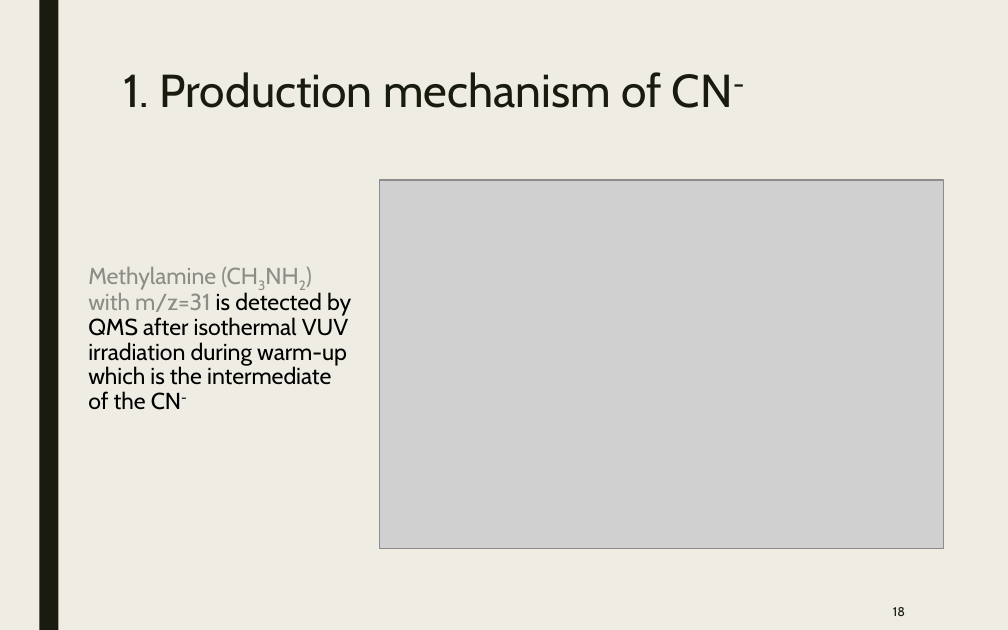
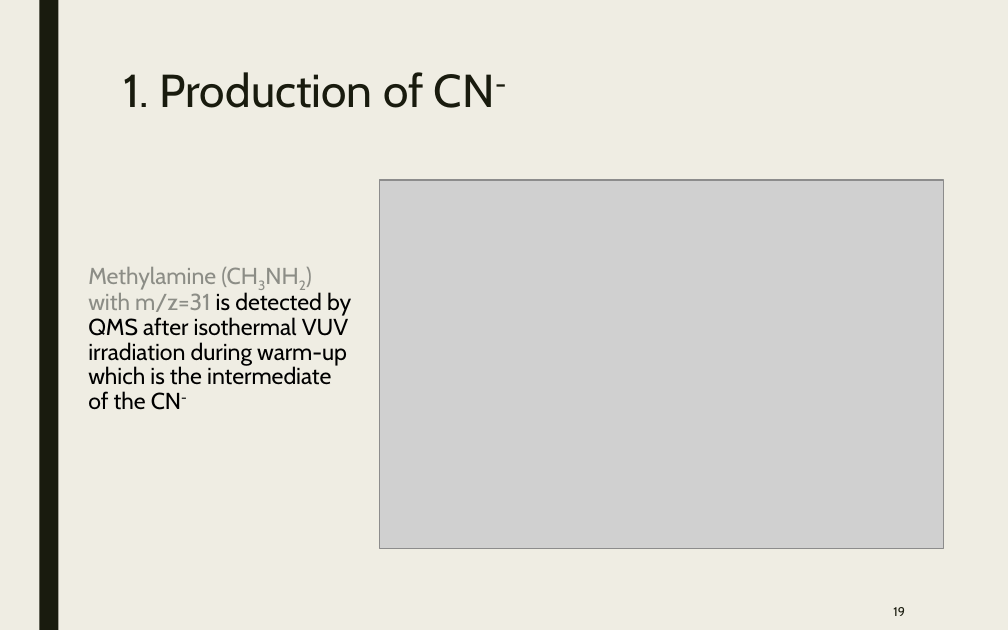
Before and after one commit to samuello1228/lily, a slide deck: slide 19 of doc/VUV and EUV irradiation of CH4 + NH3.pptx (slide 18 before the commit). Drawn at 1008x630 pixels with LibreOffice and Linux fonts; fonts in the diff are those of the drawing; grey boxes stand for pictures. Boxes give left, top, right and bottom in pixels: in the first picture for what was removed or moved away, otherwise in the second. Text is boxed around its words. In the diff, an @@ line names an element or a change of style, - is before the commit and + after.

```diff
--- a/doc/VUV and EUV irradiation of CH4 + NH3.pptx
+++ b/doc/VUV and EUV irradiation of CH4 + NH3.pptx
@@ title at [123, 72, 495, 108]: text changed @@
-1. Production mechanism of CN-
+1. Production of CN-
@@ page number at [893, 607, 905, 616]: text changed @@
-18
+19
```
Also in this commit, not shown: 10 other slides changed, 1 slide added.
